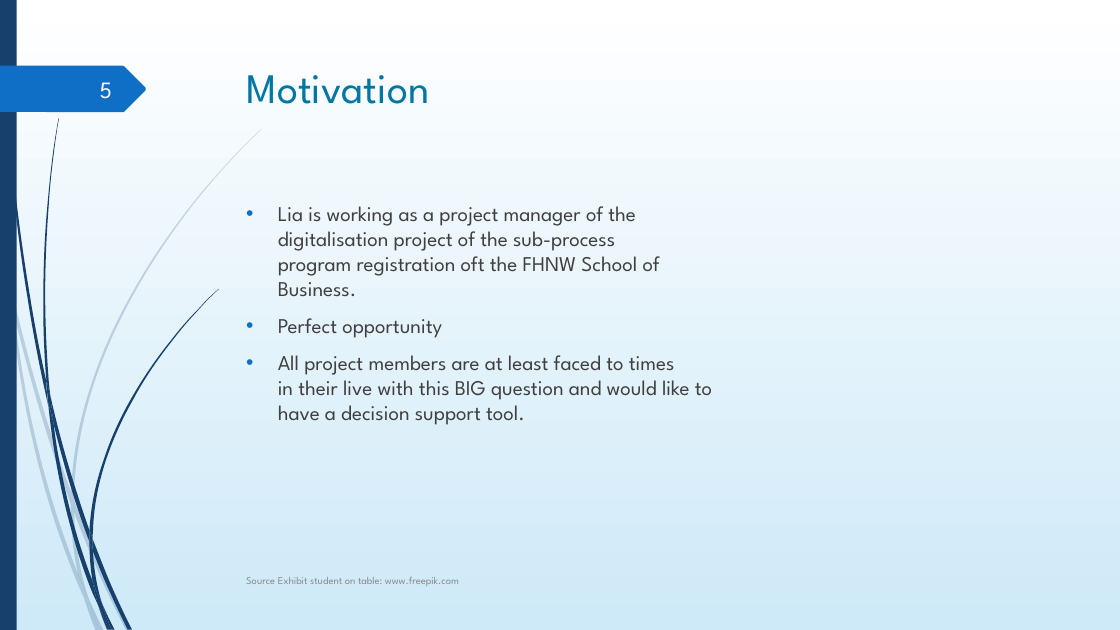
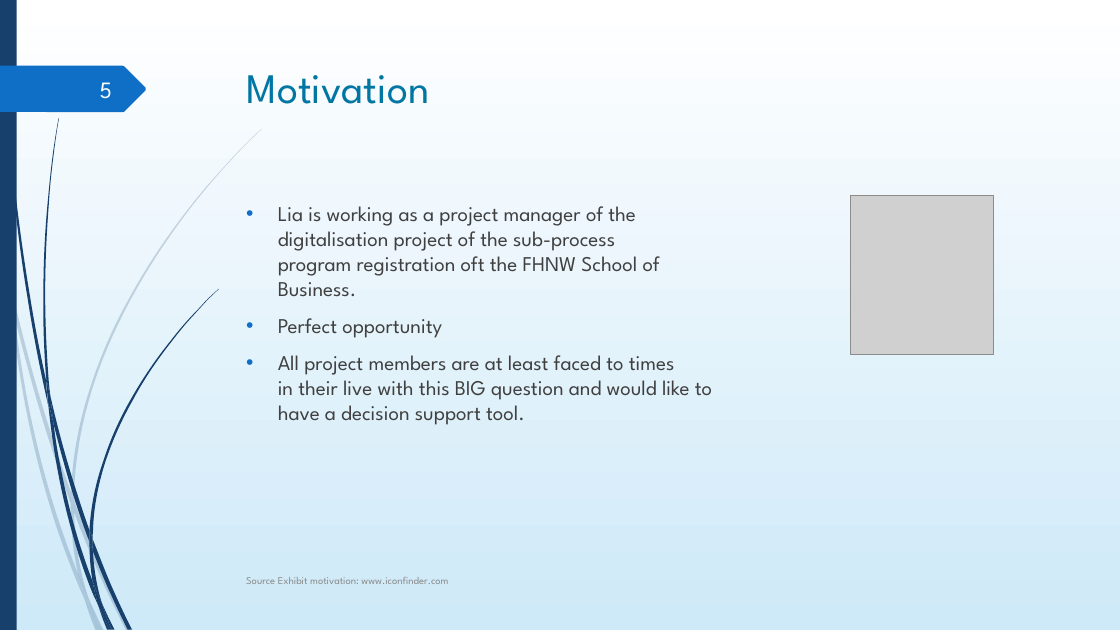
Before and after one commit to DigiBP/digibp-monterosa, a slide deck: slide 5 of Submission Documents/DBP_presentation.pptx. Drawn at 1120x630 pixels with LibreOffice and Linux fonts; fonts in the diff are those of the drawing; grey boxes stand for pictures; background and template pictures are left out. Boxes give left, top, right and bottom in pixels: in the first picture for what was removed or moved away, otherwise in the second. Text is boxed around its words. In the diff, an @@ line names an element or a change of style, - is before the commit and + after.

```diff
--- a/Submission Documents/DBP_presentation.pptx
+++ b/Submission Documents/DBP_presentation.pptx
@@ picture added at bbox=[851, 196, 994, 355] @@
@@ text at bbox=[246, 577, 448, 584]: text changed @@
-Source Exhibit student on table: www.freepik.com
+Source Exhibit motivation: www.iconfinder.com
```
Also in this commit, not shown: 4 other slides changed, 2 slides added.
